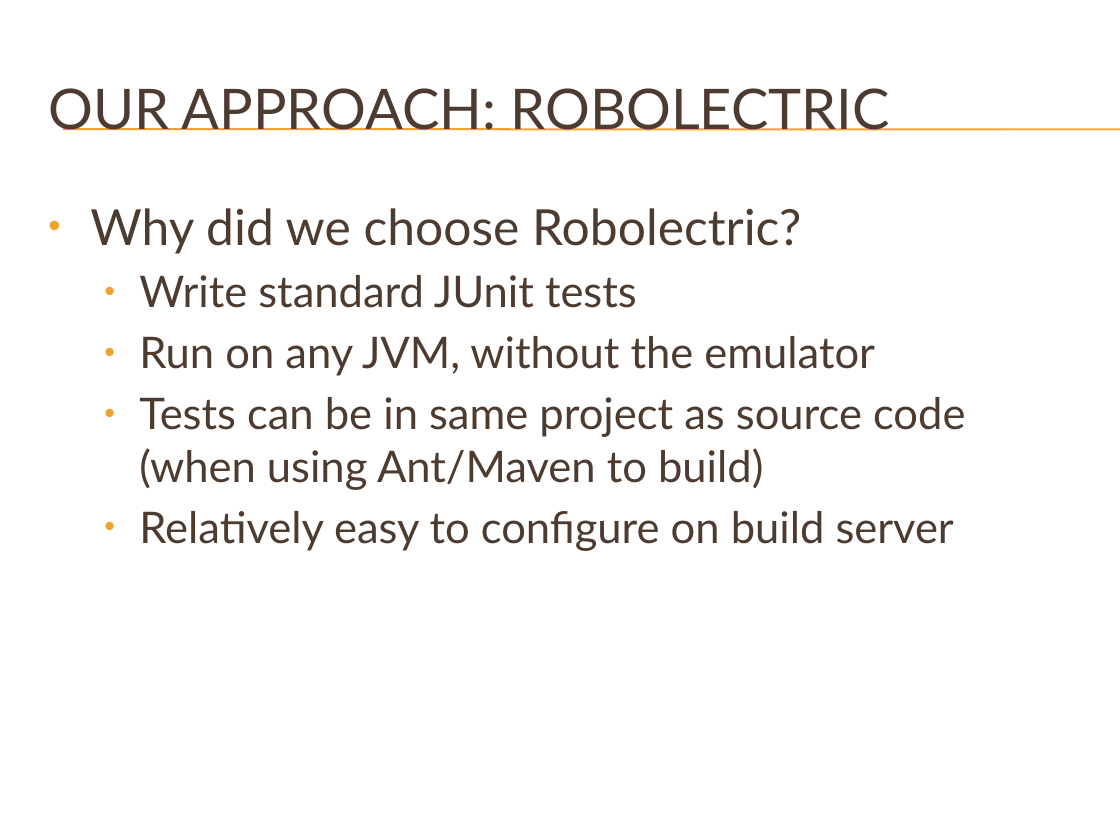
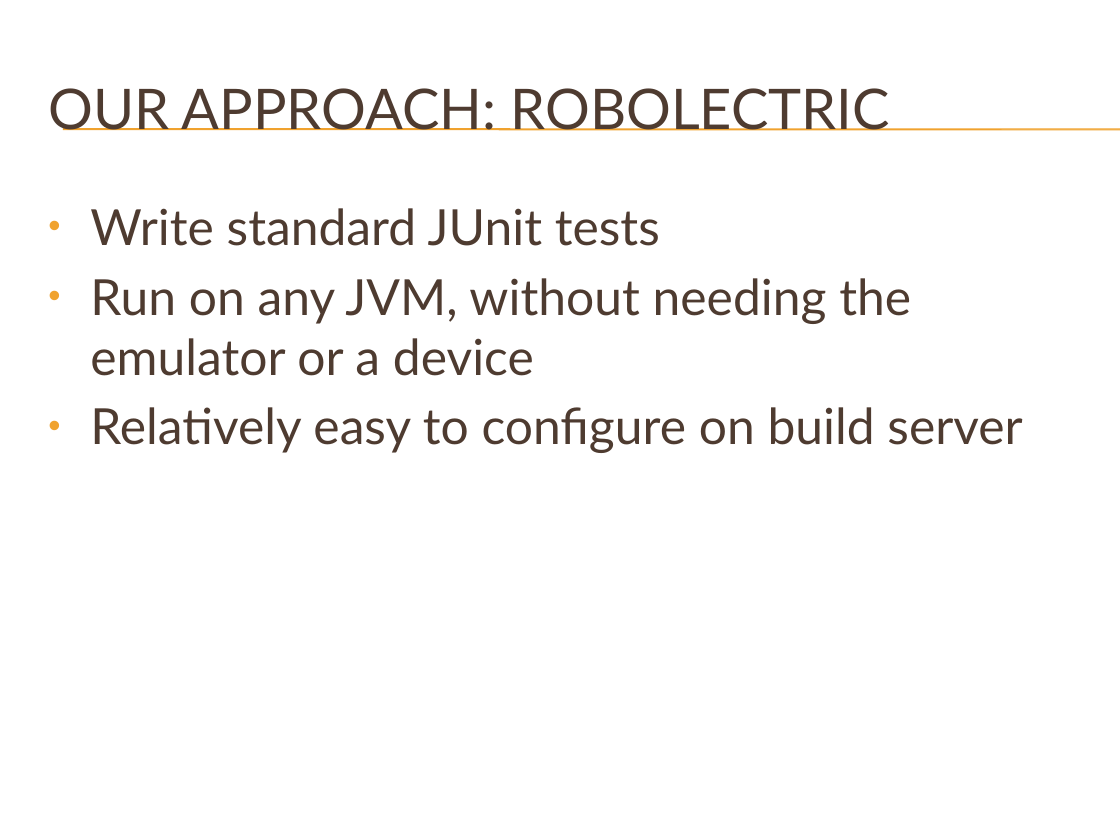
Before and after one commit to brycep/thomas, a slide deck: slide 6 of thomas-android/src/main/presentations/Unit Testing.pptx. Drawn at 1120x840 pixels with LibreOffice and Linux fonts; fonts in the diff are those of the drawing; background and template pictures are left out. Boxes give left, top, right and bottom in pixels: in the first picture for what was removed or moved away, otherwise in the second. Text is boxed around its words. In the diff, an @@ line names an element or a change of style, - is before the commit and + after.

```diff
--- a/thomas-android/src/main/presentations/Unit Testing.pptx
+++ b/thomas-android/src/main/presentations/Unit Testing.pptx
@@ text at box(90, 208, 801, 254): paragraph removed @@
-• Why did we choose Robolectric?
@@ text at box(90, 208, 1022, 453): size 28 to 32 pt in "Write standard JUnit tests", "Relatively easy to configure on build server"; list level 2 to 1 in "Write standard JUnit tests"; list level 2 to 1 in "Relatively easy to configure on ..." @@
@@ text at box(90, 278, 911, 376): text changed; size 28 to 32 pt @@
-  • Run on any JVM, without the emulator
-  • Tests can be in same project as source code (when using Ant/Maven to build)
+• Run on any JVM, without needing the emulator or a device
```
Also in this commit, not shown: 6 other slides changed, 1 slide added.
